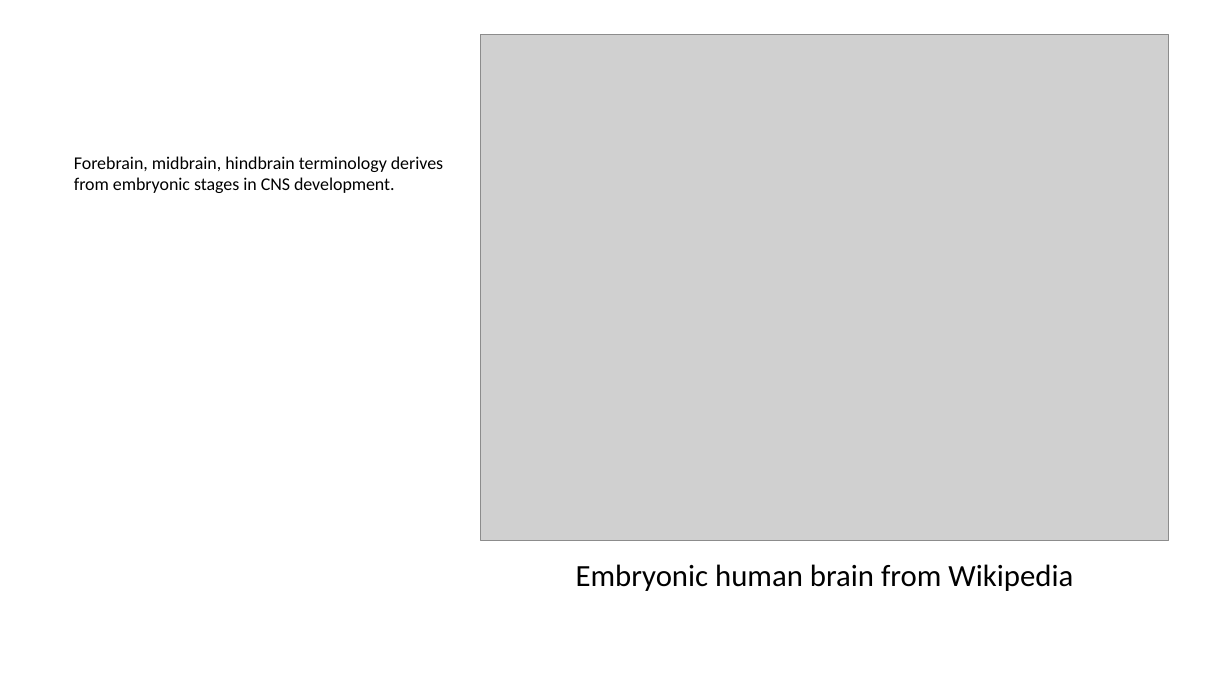
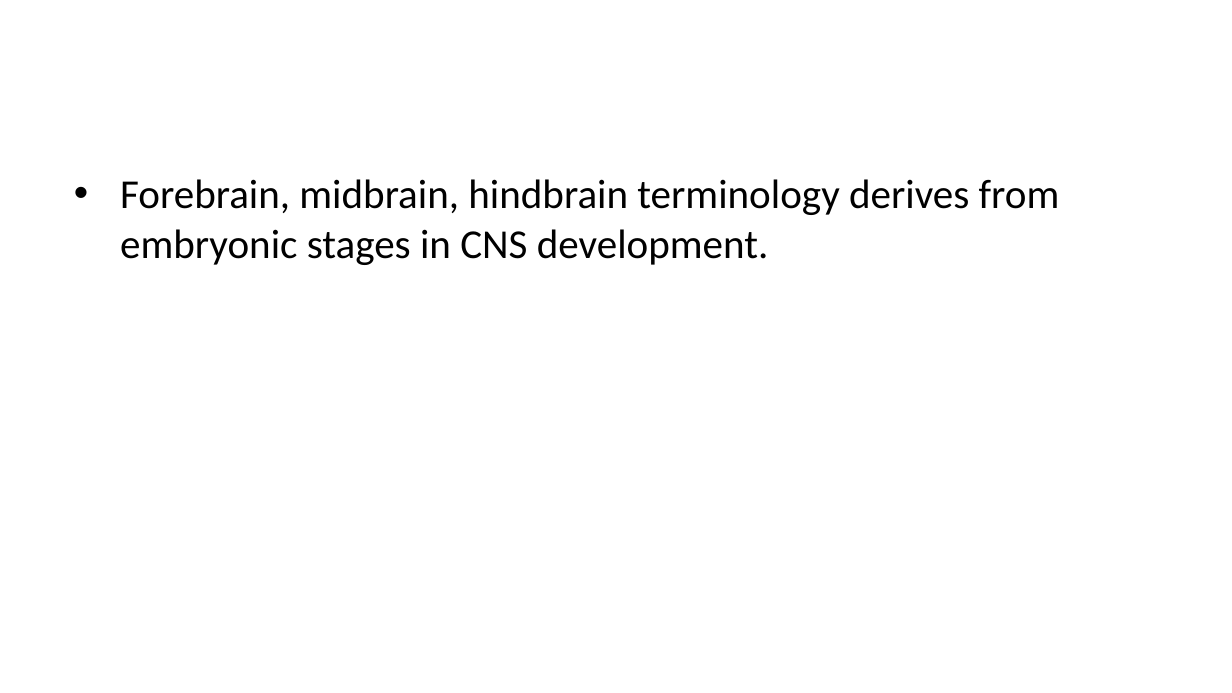
Before and after one commit to psu-psychology/psy-511-scan-fdns-2026-spring, a slide deck: slide 21 of docs/slides/wk-02-2026-01-22-anatomy.pptx (slide 19 before the commit). Drawn at 1232x693 pixels with LibreOffice and Linux fonts; fonts in the diff are those of the drawing; grey boxes stand for pictures. Boxes give left, top, right and bottom in pixels: in the first picture for what was removed or moved away, otherwise in the second. Text is boxed around its words. In the diff, an @@ line names an element or a change of style, - is before the commit and + after.

```diff
--- a/docs/slides/wk-02-2026-01-22-anatomy.pptx
+++ b/docs/slides/wk-02-2026-01-22-anatomy.pptx
@@ picture removed at bbox=[480, 34, 1168, 541] @@
@@ text "Forebrain, midbrain, hindbrain terminology derives ...": place and size @@
-text "Forebrain, midbrain, hindbrain terminology derives ..." at bbox=[74, 156, 443, 193]
+text "Forebrain, midbrain, hindbrain terminology derives ..." at bbox=[120, 179, 1060, 265]
@@ text "Forebrain, midbrain, hindbrain terminology derives ..." at bbox=[120, 179, 1060, 265]: size 10.5 to 24 pt; bullet none to •; more space between paragraphs @@
@@ text removed at bbox=[576, 564, 1073, 591] @@
-Embryonic human brain from Wikipedia
```
Also in this commit, not shown: 12 other slides changed, 40 slides added, 9 slides removed, 58 other files.
